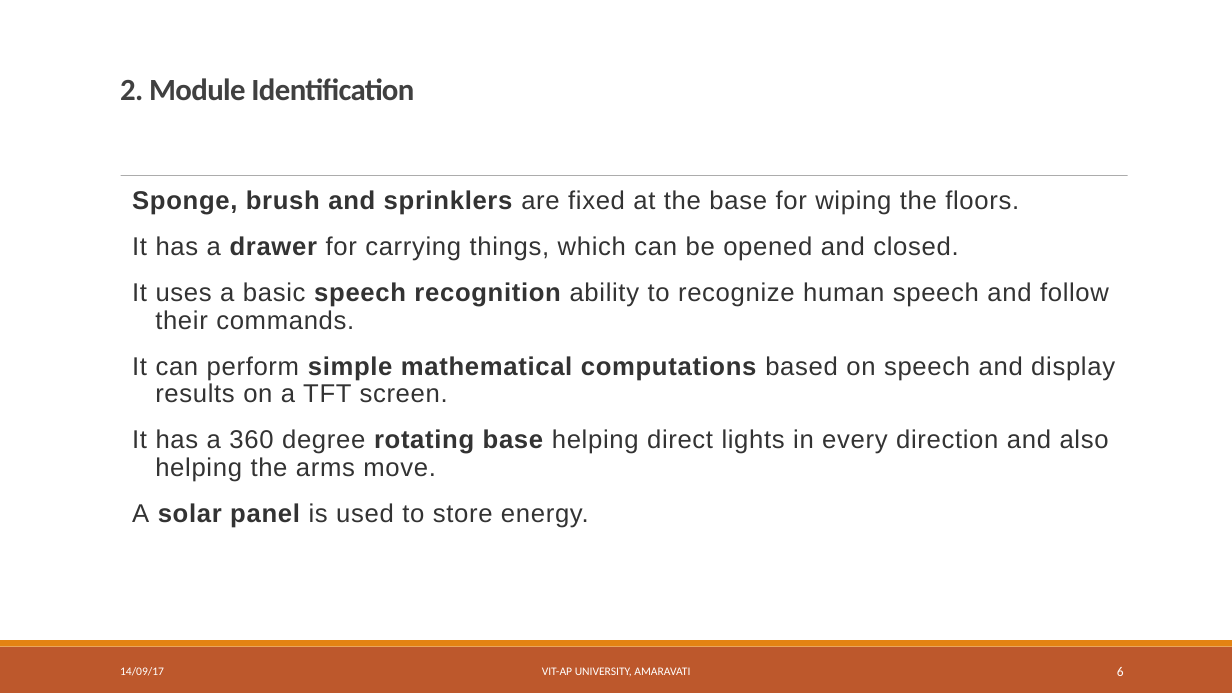
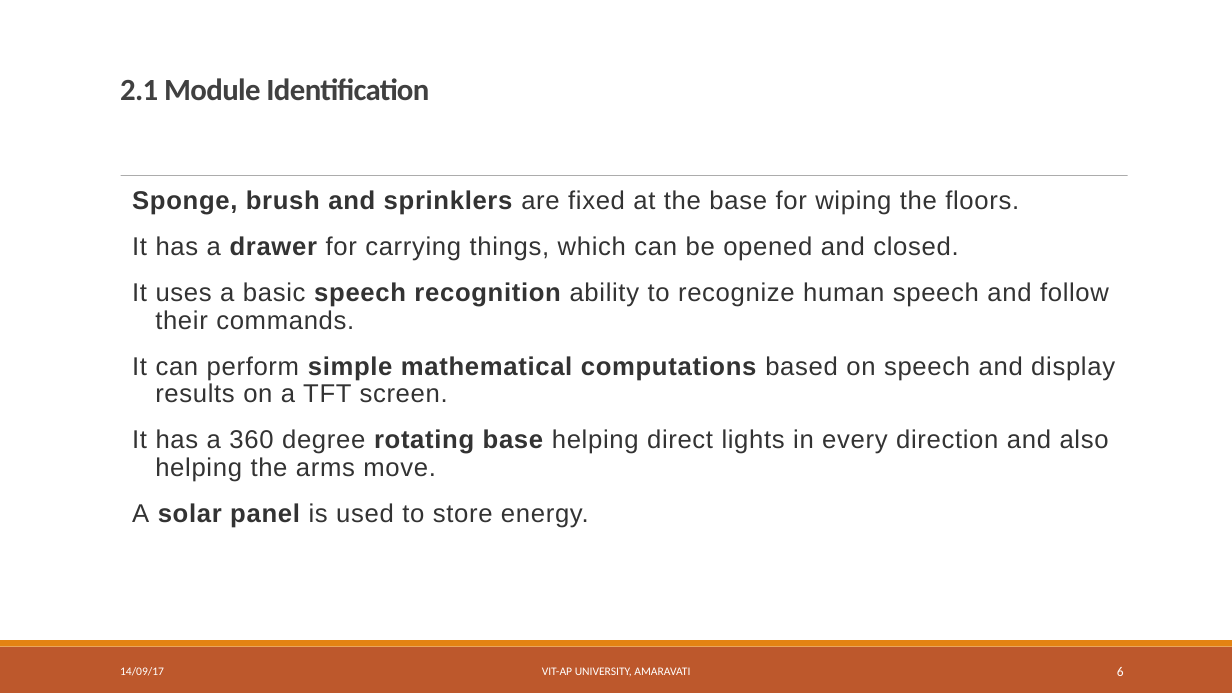
Before and after one commit to 2DSharp/BlueBerry, a slide deck: slide 6 of Documentation/Presentations/1.Abstract.odp. Drawn at 1232x693 pixels with LibreOffice and Linux fonts; fonts in the diff are those of the drawing. Boxes give left, top, right and bottom in pixels: in the first picture for what was removed or moved away, otherwise in the second. Text is boxed around its words. In the diff, an @@ line names an element or a change of style, - is before the commit and + after.

```diff
--- a/Documentation/Presentations/1.Abstract.odp
+++ b/Documentation/Presentations/1.Abstract.odp
@@ title at (120, 78, 429, 101): text changed @@
-2. Module Identification
+2.1 Module Identification
```
Also in this commit, not shown: 4 other slides changed, 1 slide added, 1 slide removed, 10 other files.
